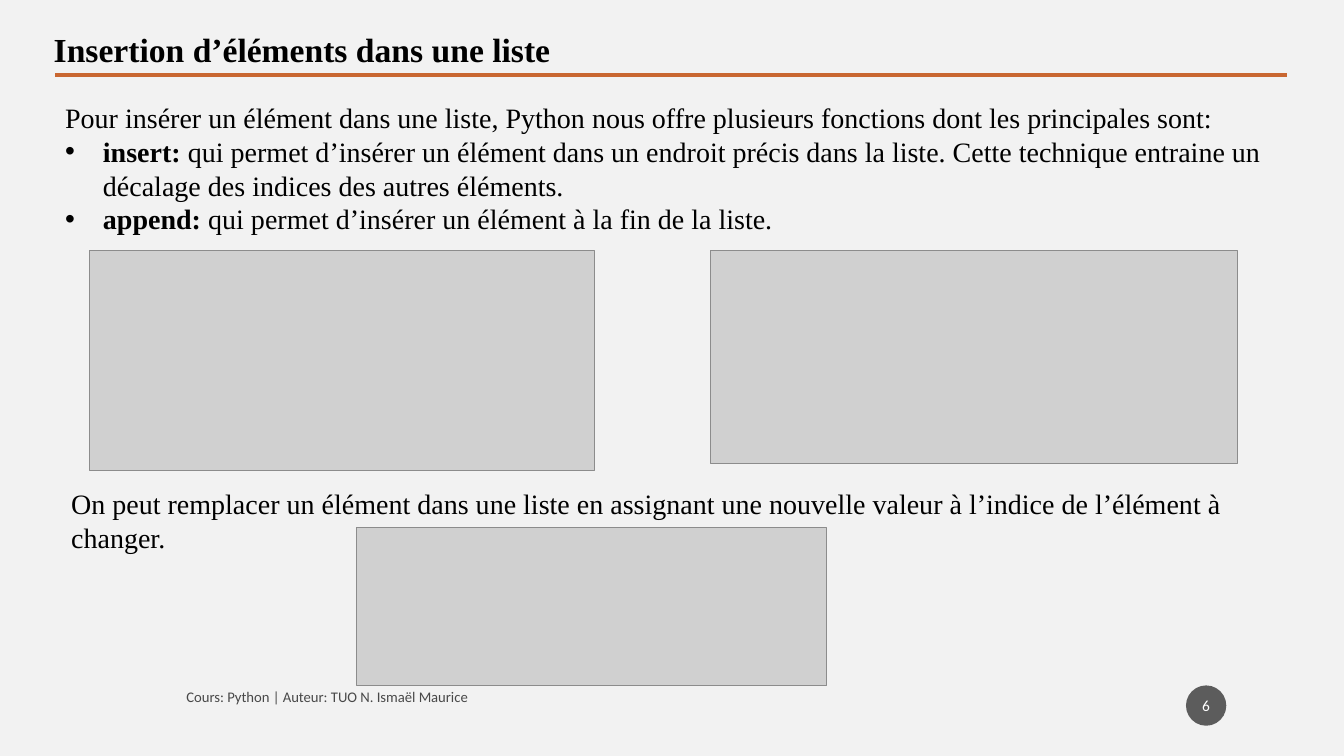
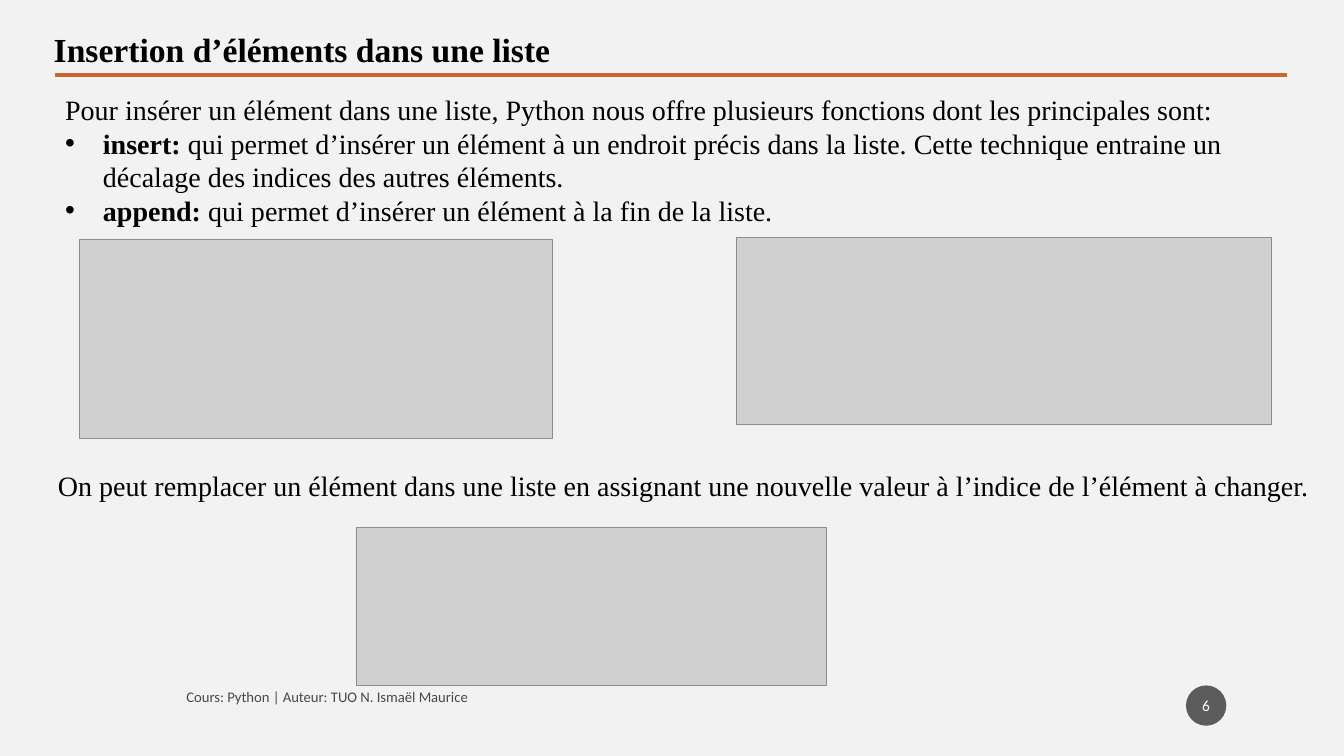
Before and after one commit to tisma95/cours-python, a slide deck: slide 6 of source/Chapitre 9 - Les listes.pptx. Drawn at 1344x756 pixels with LibreOffice and Linux fonts; fonts in the diff are those of the drawing; grey boxes stand for pictures. Boxes give left, top, right and bottom in pixels: in the first picture for what was removed or moved away, otherwise in the second. Text is boxed around its words. In the diff, an @@ line names an element or a change of style, - is before the commit and + after.

Commit message:
Feat (chp9): Chapitre sur les listes
Suites et exercices

```diff
--- a/source/Chapitre 9 - Les listes.pptx
+++ b/source/Chapitre 9 - Les listes.pptx
@@ text "Pour insérer un élément dans ...": place and size @@
-text "Pour insérer un élément dans ..." at bbox=[65, 108, 1260, 235]
+text "Pour insérer un élément dans ..." at bbox=[65, 100, 1221, 226]
@@ text at bbox=[103, 134, 1221, 193]: text changed @@
-• insert: qui permet d’insérer un élément dans un endroit précis dans la liste. Cette technique entraine un décalage des indices des autres éléments.
+• insert: qui permet d’insérer un élément à un endroit précis dans la liste. Cette technique entraine un décalage des indices des autres éléments.
@@ picture: place and size @@
-picture at bbox=[90, 251, 595, 471]
+picture at bbox=[80, 239, 553, 439]
@@ picture: place and size @@
-picture at bbox=[711, 251, 1238, 464]
+picture at bbox=[737, 237, 1272, 424]
@@ text "On peut remplacer un élément ..." rewrapped from bbox=[71, 494, 1220, 553] to bbox=[58, 476, 1308, 502] @@
```
Also in this commit, not shown: 16 other slides changed, 3 slides added, 2 slides removed, 3 other files.
